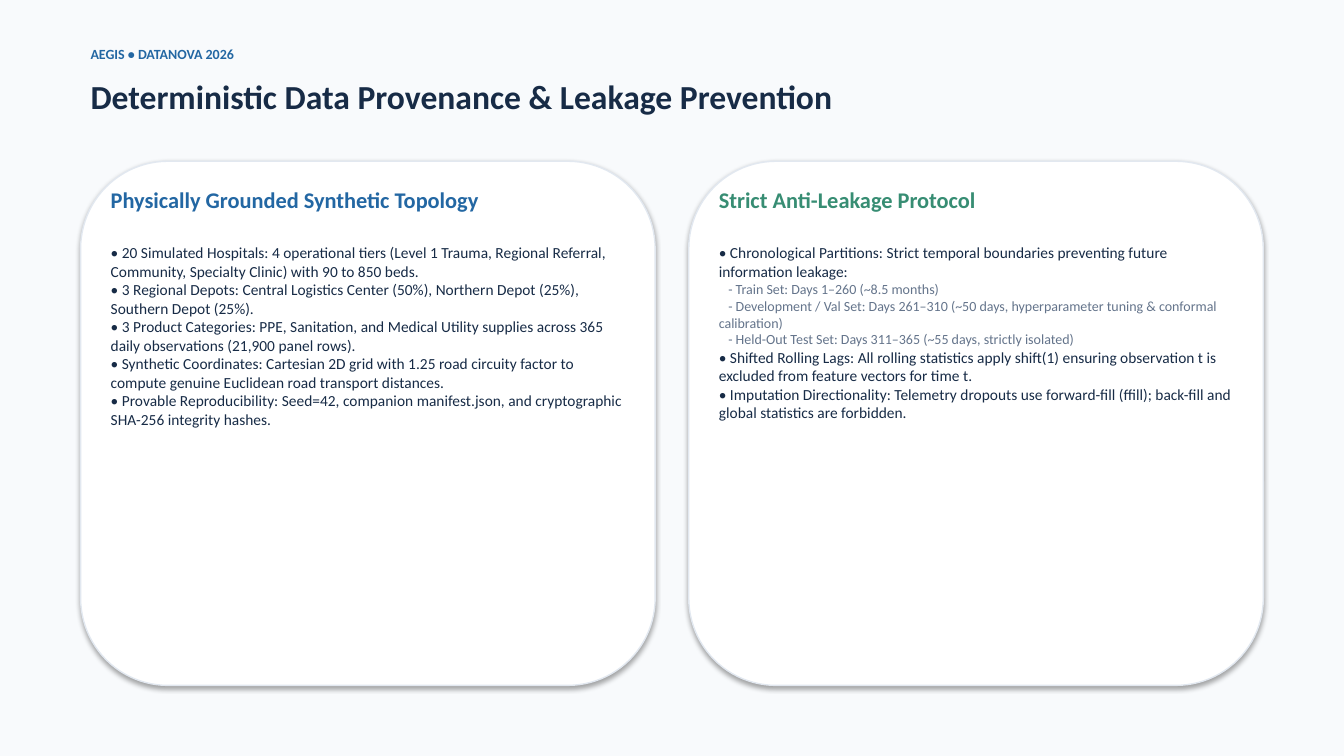
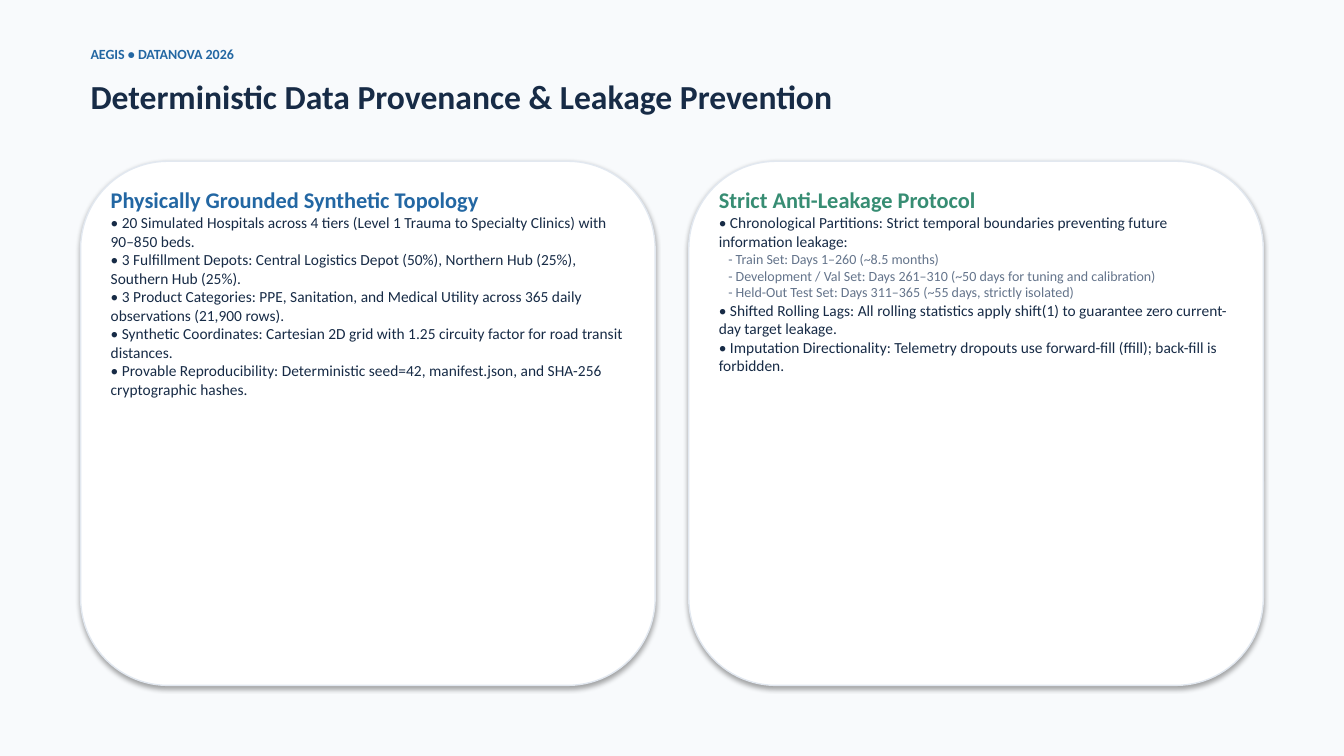
Before and after one commit to ATUMANYIRE/AEGIS, a slide deck: slide 3 of presentation/AEGIS_DATANOVA_2026.pptx. Drawn at 1344x756 pixels with LibreOffice and Linux fonts; fonts in the diff are those of the drawing. Boxes give left, top, right and bottom in pixels: in the first picture for what was removed or moved away, otherwise in the second. Text is boxed around its words. In the diff, an @@ line names an element or a change of style, - is before the commit and + after.

```diff
--- a/presentation/AEGIS_DATANOVA_2026.pptx
+++ b/presentation/AEGIS_DATANOVA_2026.pptx
@@ text at bbox=[111, 217, 622, 398]: text changed @@
-• 20 Simulated Hospitals: 4 operational tiers (Level 1 Trauma, Regional Referral, Community, Specialty Clinic) with 90 to 850 beds.
-• 3 Regional Depots: Central Logistics Center (50%), Northern Depot (25%), Southern Depot (25%).
-• 3 Product Categories: PPE, Sanitation, and Medical Utility supplies across 365 daily observations (21,900 panel rows).
-• Synthetic Coordinates: Cartesian 2D grid with 1.25 road circuity factor to compute genuine Euclidean road transport distances.
-• Provable Reproducibility: Seed=42, companion manifest.json, and cryptographic SHA-256 integrity hashes.
+• 20 Simulated Hospitals across 4 tiers (Level 1 Trauma to Specialty Clinics) with 90–850 beds.
+• 3 Fulfillment Depots: Central Logistics Depot (50%), Northern Hub (25%), Southern Hub (25%).
+• 3 Product Categories: PPE, Sanitation, and Medical Utility across 365 daily observations (21,900 rows).
+• Synthetic Coordinates: Cartesian 2D grid with 1.25 circuity factor for road transit distances.
+• Provable Reproducibility: Deterministic seed=42, manifest.json, and SHA-256 cryptographic hashes.
@@ text at bbox=[736, 271, 1155, 284]: text changed @@
-- Development / Val Set: Days 261–310 (~50 days, hyperparameter tuning & conformal calibration)
+- Development / Val Set: Days 261–310 (~50 days for tuning and calibration)
@@ text at bbox=[719, 305, 1226, 371]: text changed @@
-• Shifted Rolling Lags: All rolling statistics apply shift(1) ensuring observation t is excluded from feature vectors for time t.
-• Imputation Directionality: Telemetry dropouts use forward-fill (ffill); back-fill and global statistics are forbidden.
+• Shifted Rolling Lags: All rolling statistics apply shift(1) to guarantee zero current-day target leakage.
+• Imputation Directionality: Telemetry dropouts use forward-fill (ffill); back-fill is forbidden.
```
Also in this commit, not shown: 6 other slides changed, 12 other files.
